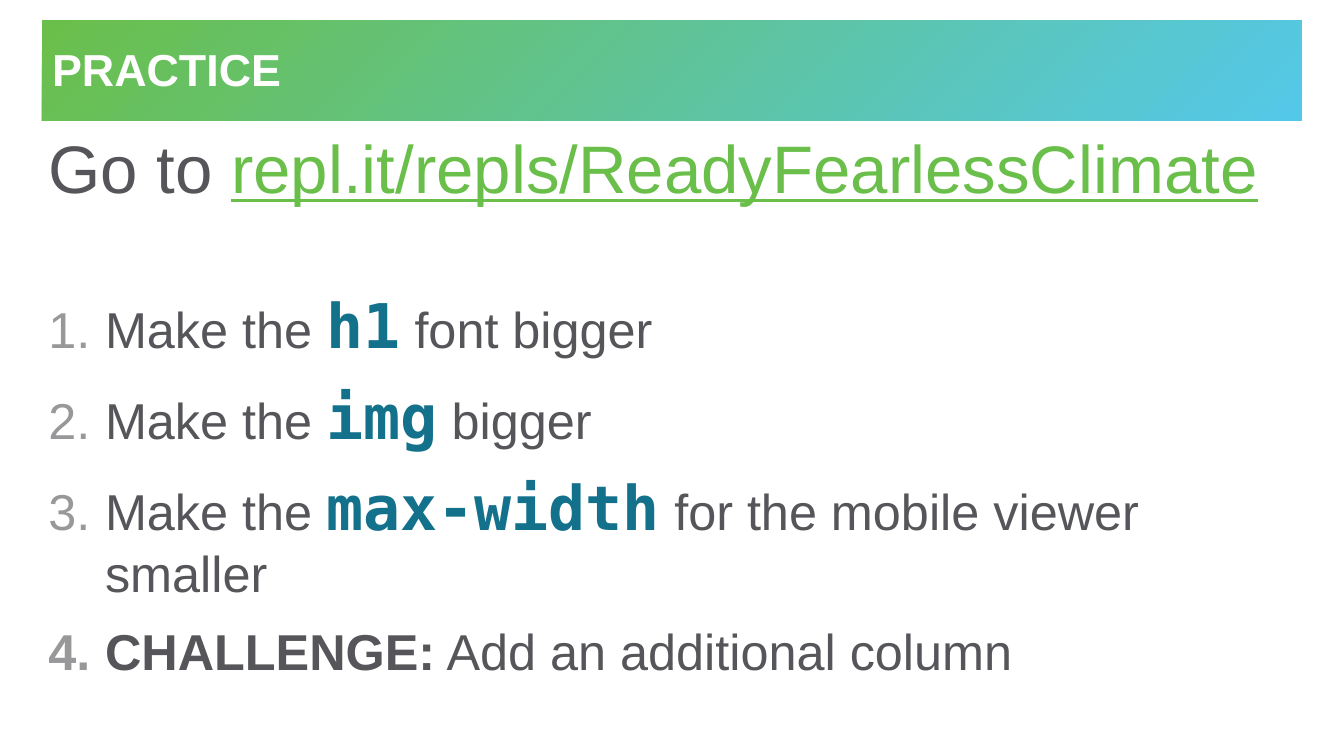
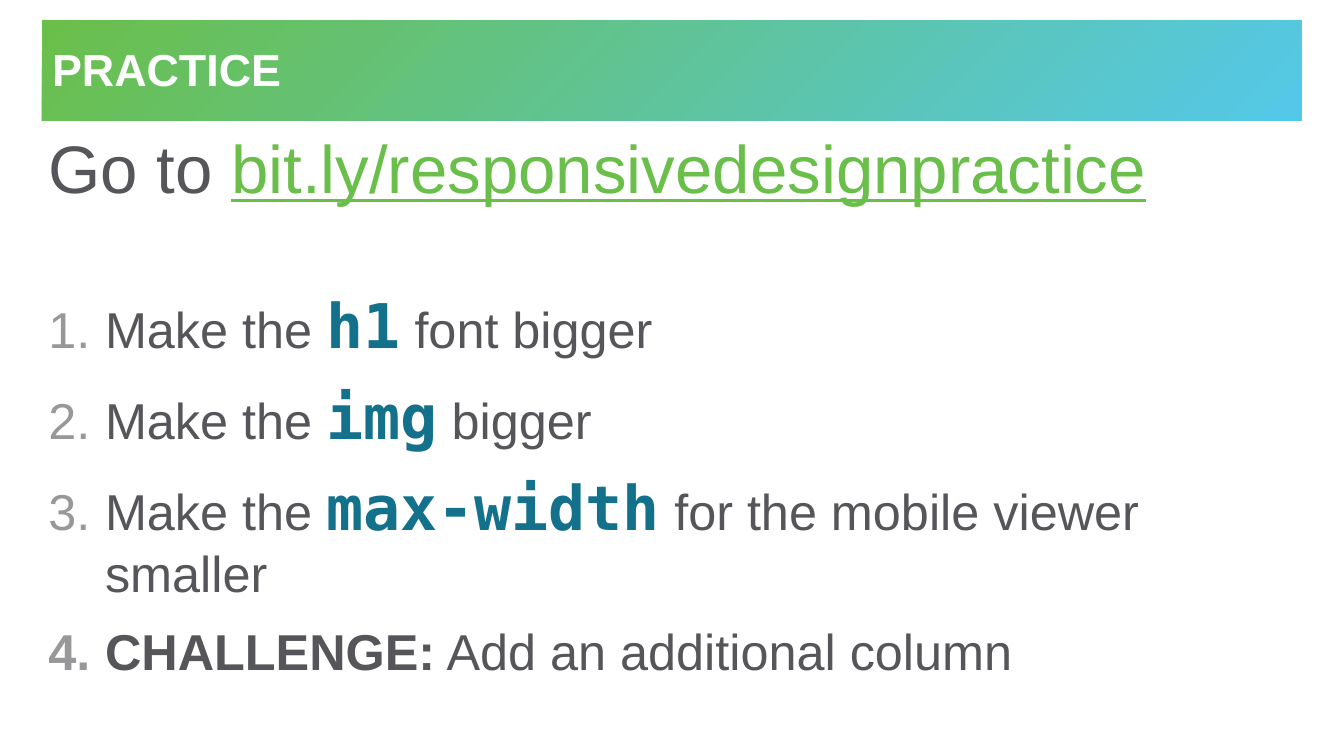
Before and after one commit to hytechclub/web-101, a slide deck: slide 5 of Week08/ResponsiveDesign.pptx. Drawn at 1344x756 pixels with LibreOffice and Linux fonts; fonts in the diff are those of the drawing. Boxes give left, top, right and bottom in pixels: in the first picture for what was removed or moved away, otherwise in the second. Text is boxed around its words. In the diff, an @@ line names an element or a change of style, - is before the commit and + after.

Commit message:
update repl links to use replit.com

```diff
--- a/Week08/ResponsiveDesign.pptx
+++ b/Week08/ResponsiveDesign.pptx
@@ text at [48,144,1146,205]: text changed @@
-Go to repl.it/repls/ReadyFearlessClimate
+Go to bit.ly/responsivedesignpractice
```
Also in this commit, not shown: 7 other files.
